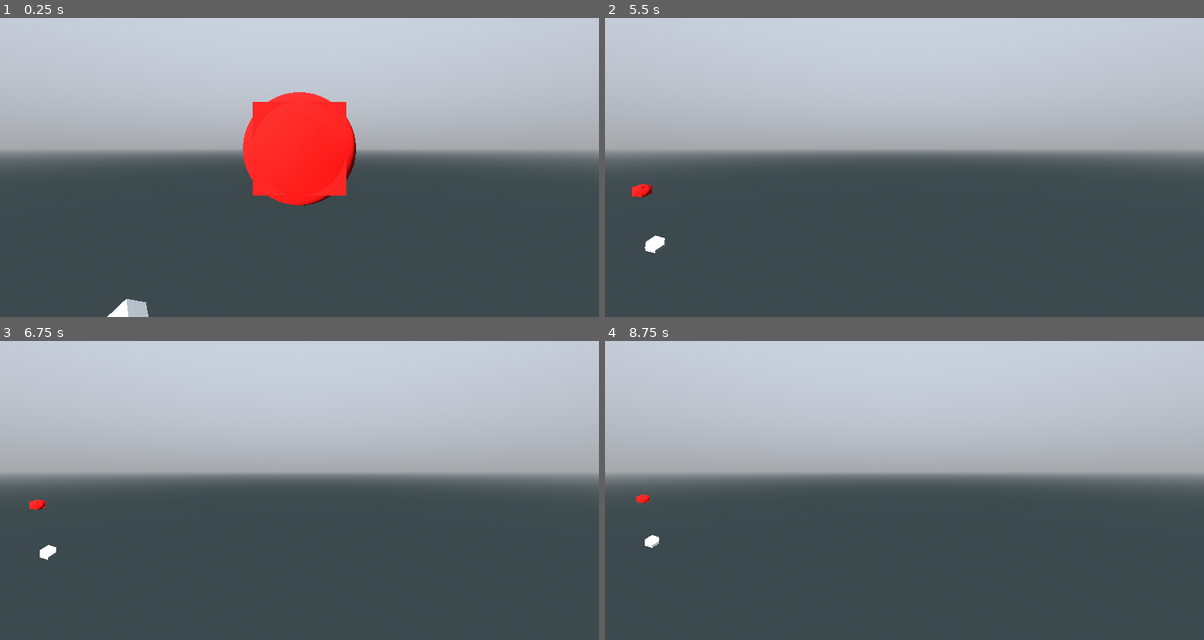
Above: before the commit, frames 1-4 (two rows, left to right).
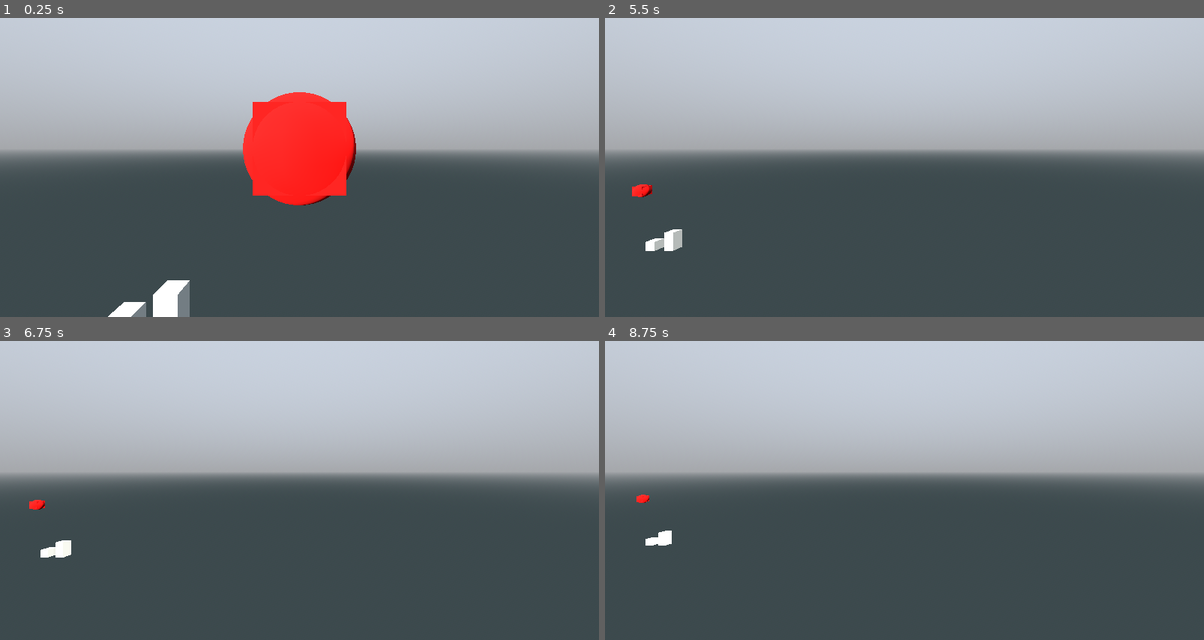
Above: after the commit, the same moments.

Repository: pixerhp/Hatchetflair
Game: Godot game, scene res://topscenes/gameplay_topscene.tscn
Same seed, same stepped clock (60 frames per second), same inputs: the game is played once before the commit and once after it.
Inputs (mouse positions are in pixels of both pictures, inside the frame that each line leads up to):
- Up to frame 1 (0.25 s): no input
- Up to frame 2 (5.5 s): tap Enter at 0.5, 2, 3.5 s; move the mouse to (1036, 131) at 0.52 s; hold D (move_right) 0.53-1.28 s; hold Shift (speed_faster) 0.53-1.28 s; click (1036, 131) at 0.67 s; tap Space (move_jump_up) at 1.25, 2.75, 4.25 s; move the mouse to (784, 164) at 1.27 s; hold S (move_backwards) 1.28-2.03 s; tap Ctrl (speed_slower) at 1.35, 2.85, 4.35 s; move the mouse to (964, 74) at 2.02 s; hold D (move_right) 2.03-2.78 s; hold Shift (speed_faster) 2.03-2.78 s; move the mouse to (874, 215) at 2.77 s; hold W (move_forwards) 2.78-3.53 s; click (874, 215) at 2.92 s; move the mouse to (1084, 200) at 3.52 s; hold Shift (speed_faster) 3.53-4.28 s; hold A (move_left) 3.53-5.03 s; move the mouse to (724, 98) at 4.27 s; move the mouse to (934, 149) at 5.02 s; hold S (move_backwards) from 5.03 s (still down); hold Shift (speed_faster) from 5.03 s (still down); click (934, 149) at 5.17 s
- Up to frame 3 (6.75 s): move the mouse to (209, 388) at 5.77 s; release S (move_backwards) at 5.78 s; release Shift (speed_faster) at 5.78 s; hold D (move_right) 5.78-6.53 s; tap Ctrl (speed_slower) at 5.85 s; move the mouse to (431, 454) at 6.52 s; hold W (move_forwards) from 6.53 s (still down); hold Shift (speed_faster) from 6.53 s (still down)
- Up to frame 4 (8.75 s): move the mouse to (784, 487) at 7.27 s; release W (move_forwards) at 7.28 s; release Shift (speed_faster) at 7.28 s; hold D (move_right) 7.28-8.03 s; tap Ctrl (speed_slower) at 7.35 s; click (784, 487) at 7.42 s; move the mouse to (964, 397) at 8.02 s; hold S (move_backwards) from 8.03 s (still down); hold Shift (speed_faster) from 8.03 s (still down)

The runs differ from the first frame. In frame 1, 0.9% of the frame differs, in the area x 17-32%, y 87-100%; in frame 2, 0.3%; in frame 3, 0.2%; in frame 4, 0.1%.

Commit message:
Fully remove chunk mesh indexing

Diff:
--- a/scripts/tchunks_manager.gd
+++ b/scripts/tchunks_manager.gd
@@ -68,14 +68,13 @@
 		tc_27[13] = self # Set self as center of the 3x3x3 chunks.
 
 		var surf_verts: PackedVector3Array = []
-		var surf_inds: PackedInt32Array = []
 		var surf_norms: PackedVector3Array = []
 
 		var march_strengths: PackedVector3Array = []
 		march_strengths.resize(8)
 
 		for i in range(WU.TCHUNK_T):
-			mesh_march(t_xyz_from_i(i), tc_27, surf_verts, surf_inds, surf_norms)
+			mesh_march(t_xyz_from_i(i), tc_27, surf_verts, surf_norms)
 			match tile_shapes[i]:
 				TILE_SHAPE.NO_DATA:
 					push_error("Attempted to mesh an unloaded tile shape.")
@@ -83,9 +82,9 @@
 				TILE_SHAPE.EMPTY:
 					continue
 				TILE_SHAPE.TESS_CUBE:
-					mesh_tess_cube(t_xyz_from_i(i), tc_27, surf_verts, surf_inds, surf_norms)
+					mesh_tess_cube(t_xyz_from_i(i), tc_27, surf_verts, surf_norms)
 				TILE_SHAPE.TESS_RHOMBDO:
-					mesh_tess_rhombdo(t_xyz_from_i(i), tc_27, surf_verts, surf_inds, surf_norms)
+					mesh_tess_rhombdo(t_xyz_from_i(i), tc_27, surf_verts, surf_norms)
 
 		var mesh_surface: Array = []
 		mesh_surface.resize(Mesh.ARRAY_MAX)
@@ -102,12 +101,9 @@
 		array_mesh.surface_set_material(0, test_mat)
 		mesh_instance_node.mesh = array_mesh
 
-		print(surf_verts.size())
-		print(surf_norms.size())
-
 	func mesh_march(
 		pos: Vector3i, tc_27: Array[TChunk],
-		verts_ref: PackedVector3Array, inds_ref: PackedInt32Array, norms_ref: PackedVector3Array,
+		verts_ref: PackedVector3Array, norms_ref: PackedVector3Array,
 	):
 		var shapes: PackedByteArray = []
 		shapes.resize(8)
@@ -133,18 +129,16 @@
 		for i in range(WU.ts_march_inds[state].size()):
 			verts_ref.append(WU.ts_march_pattern_verts[WU.ts_march_inds[state][i]] +
 				(Vector3(pos) - WU.TCHUNK_HS3))
-			#inds_ref.append(verts_ref.size() - 1)
 			if i%3 == 2:
 				norms_ref.append(WU.triangle_normal_vector(PackedVector3Array([
 					verts_ref[verts_ref.size()-3], verts_ref[verts_ref.size()-2], verts_ref[verts_ref.size()-1],
 				])))
 				norms_ref.append(norms_ref[norms_ref.size() - 1])
 				norms_ref.append(norms_ref[norms_ref.size() - 1])
-				#print("norms: ", norms_ref[norms_ref.size()-3],norms_ref[norms_ref.size()-2],norms_ref[norms_ref.size()-1])
 
 	func mesh_tess_cube(
 		pos: Vector3i, tc_27: Array[TChunk],
-		verts_ref: PackedVector3Array, inds_ref: PackedInt32Array, norms_ref: PackedVector3Array,
+		verts_ref: PackedVector3Array, norms_ref: PackedVector3Array,
 	):
 		for j: int in range(6):
 			match tc_27[get_tc27_tchunk_i(pos, WU.ts_tess_cube_move[j])
@@ -155,93 +149,63 @@
 					# if {known that the cube would be covered} then 'continue' else pass to face meshing
 					pass
 				TILE_SHAPE.TESS_CUBE, TILE_SHAPE.TESS_RHOMBDO, _: continue
-			for k: int in range(1):
-				#verts_ref.append(Vector3(pos) + WU.ts_tess_cube_verts[(4*j)+k])
-
-				verts_ref.append(Vector3(pos) + WU.ts_tess_cube_verts[(4*j)+0])
-				verts_ref.append(Vector3(pos) + WU.ts_tess_cube_verts[(4*j)+1])
-				verts_ref.append(Vector3(pos) + WU.ts_tess_cube_verts[(4*j)+2])
-
-				verts_ref.append(Vector3(pos) + WU.ts_tess_cube_verts[(4*j)+1])
-				verts_ref.append(Vector3(pos) + WU.ts_tess_cube_verts[(4*j)+3])
-				verts_ref.append(Vector3(pos) + WU.ts_tess_cube_verts[(4*j)+2])
-
-				norms_ref.append(Vector3(WU.ts_tess_cube_move[j]))
-				norms_ref.append(Vector3(WU.ts_tess_cube_move[j]))
-				norms_ref.append(Vector3(WU.ts_tess_cube_move[j]))
-				norms_ref.append(Vector3(WU.ts_tess_cube_move[j]))
-				norms_ref.append(Vector3(WU.ts_tess_cube_move[j]))
-				norms_ref.append(Vector3(WU.ts_tess_cube_move[j]))
-			#inds_ref.append_array([
-				#verts_ref.size()-4, verts_ref.size()-3, verts_ref.size()-2,
-				#verts_ref.size()-3, verts_ref.size()-1, verts_ref.size()-2,
-			#])
+			verts_ref.append_array([
+				WU.ts_tess_cube_verts[(4*j)+0] + Vector3(pos), WU.ts_tess_cube_verts[(4*j)+1] + Vector3(pos),
+				WU.ts_tess_cube_verts[(4*j)+2] + Vector3(pos), WU.ts_tess_cube_verts[(4*j)+1] + Vector3(pos),
+				WU.ts_tess_cube_verts[(4*j)+3] + Vector3(pos), WU.ts_tess_cube_verts[(4*j)+2] + Vector3(pos),])
+			norms_ref.append_array([
+				Vector3(WU.ts_tess_cube_move[j]), Vector3(WU.ts_tess_cube_move[j]),
+				Vector3(WU.ts_tess_cube_move[j]), Vector3(WU.ts_tess_cube_move[j]),
+				Vector3(WU.ts_tess_cube_move[j]), Vector3(WU.ts_tess_cube_move[j]),])
 
 	func mesh_tess_rhombdo(
 		pos: Vector3i, tc_27: Array[TChunk],
-		verts_ref: PackedVector3Array, inds_ref: PackedInt32Array, norms_ref: PackedVector3Array,
+		verts_ref: PackedVector3Array, norms_ref: PackedVector3Array,
 	):
-		var tri_cull_data: int = 3
+		var tri_cull_bits: int = 0b11
 		for j in range(12): # Check whether whole face should be culled:
 			match tc_27[get_tc27_tchunk_i(pos, WU.ts_tess_rhombdo_move[j])
 			].tile_shapes[get_tc27_tile_i(pos, WU.ts_tess_rhombdo_move[j])
 			]:
 				TILE_SHAPE.TESS_RHOMBDO:
 					continue
-			tri_cull_data = 3 # Individually check whether the 2 face-triangles should be culled:
+			tri_cull_bits = 0b11 # Individually check whether the 2 face-triangles should be culled:
 			for k in range(2):
 				if tc_27[get_tc27_tchunk_i(pos, WU.ts_tess_rhombdo_move[(2 * j) + k + 12])
 				].tile_shapes[get_tc27_tile_i(pos, WU.ts_tess_rhombdo_move[(2 * j) + k + 12])
 				] in PackedInt32Array([TILE_SHAPE.TESS_CUBE, TILE_SHAPE.TESS_RHOMBDO]):
-					tri_cull_data -= (k + 1)
-			match tri_cull_data:
+					tri_cull_bits -= 0b01 << k
+			match tri_cull_bits:
 				0b00:
 					continue
 				0b01:
 					verts_ref.append_array([
 						Vector3(pos) + WU.ts_tess_rhombdo_verts[(j * 4)],
 						Vector3(pos) + WU.ts_tess_rhombdo_verts[(j * 4) + 1],
-						Vector3(pos) + WU.ts_tess_rhombdo_verts[(j * 4) + 2],
-					])
+						Vector3(pos) + WU.ts_tess_rhombdo_verts[(j * 4) + 2],])
 				0b10:
 					verts_ref.append_array([
 						Vector3(pos) + WU.ts_tess_rhombdo_verts[(j * 4) + 1],
 						Vector3(pos) + WU.ts_tess_rhombdo_verts[(j * 4) + 3],
-						Vector3(pos) + WU.ts_tess_rhombdo_verts[(j * 4) + 2],
-					])
+						Vector3(pos) + WU.ts_tess_rhombdo_verts[(j * 4) + 2],])
 				0b11:
 					verts_ref.append_array([
 						Vector3(pos) + WU.ts_tess_rhombdo_verts[(j * 4)],
 						Vector3(pos) + WU.ts_tess_rhombdo_verts[(j * 4) + 1],
 						Vector3(pos) + WU.ts_tess_rhombdo_verts[(j * 4) + 2],
-
 						Vector3(pos) + WU.ts_tess_rhombdo_verts[(j * 4) + 1],
 						Vector3(pos) + WU.ts_tess_rhombdo_verts[(j * 4) + 3],
-						Vector3(pos) + WU.ts_tess_rhombdo_verts[(j * 4) + 2],
-					])
-			match tri_cull_data:
+						Vector3(pos) + WU.ts_tess_rhombdo_verts[(j * 4) + 2],])
+			match tri_cull_bits:
 				0b01, 0b10:
 					norms_ref.append_array([
-						WU.ts_tess_rhombdo_norms[j],
-						WU.ts_tess_rhombdo_norms[j],
-						WU.ts_tess_rhombdo_norms[j],
-					])
-					#inds_ref.append_array([
-						#verts_ref.size()-3, verts_ref.size()-2, verts_ref.size()-1,
-					#])
+						WU.ts_tess_rhombdo_norms[j], WU.ts_tess_rhombdo_norms[j],
+						WU.ts_tess_rhombdo_norms[j],])
 				0b11:
 					norms_ref.append_array([
-						WU.ts_tess_rhombdo_norms[j],
-						WU.ts_tess_rhombdo_norms[j],
-						WU.ts_tess_rhombdo_norms[j],
-						WU.ts_tess_rhombdo_norms[j],
-						WU.ts_tess_rhombdo_norms[j],
-						WU.ts_tess_rhombdo_norms[j],
-					])
-					#inds_ref.append_array([
-						#verts_ref.size()-4, verts_ref.size()-3, verts_ref.size()-2,
-						#verts_ref.size()-3, verts_ref.size()-1, verts_ref.size()-2,
-					#])
+						WU.ts_tess_rhombdo_norms[j], WU.ts_tess_rhombdo_norms[j],
+						WU.ts_tess_rhombdo_norms[j], WU.ts_tess_rhombdo_norms[j],
+						WU.ts_tess_rhombdo_norms[j], WU.ts_tess_rhombdo_norms[j],])
 
 func _init():
 	TChunk.blank_tc27.resize(27)
@@ -251,7 +215,9 @@
 	var test_chunk: TChunk = TChunk.new()
 	test_chunk.tile_shapes.fill(TILE_SHAPE.EMPTY)
 	#test_chunk.randomize_tiles()
-	test_chunk.tile_shapes[0] = TILE_SHAPE.TESS_RHOMBDO
+	test_chunk.tile_shapes[0] = TILE_SHAPE.TESS_CUBE
+	test_chunk.tile_shapes[2] = TILE_SHAPE.TESS_CUBE
+	test_chunk.tile_shapes[18] = TILE_SHAPE.TESS_CUBE
 
 	#test_chunk.tile_shapes[test_chunk.tile_shapes.size() - 1] = TILE_SHAPE.ANG_MARCH
 
